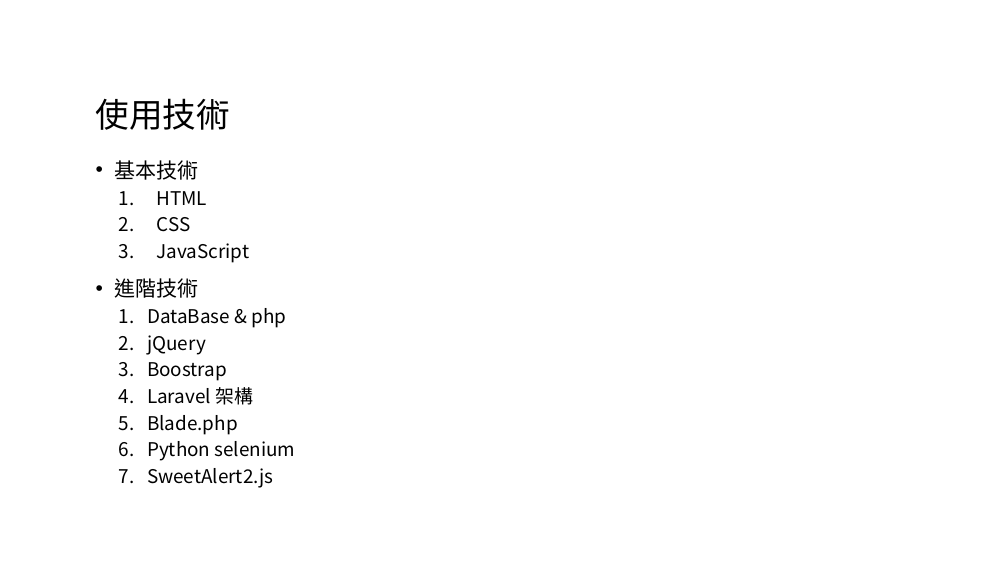
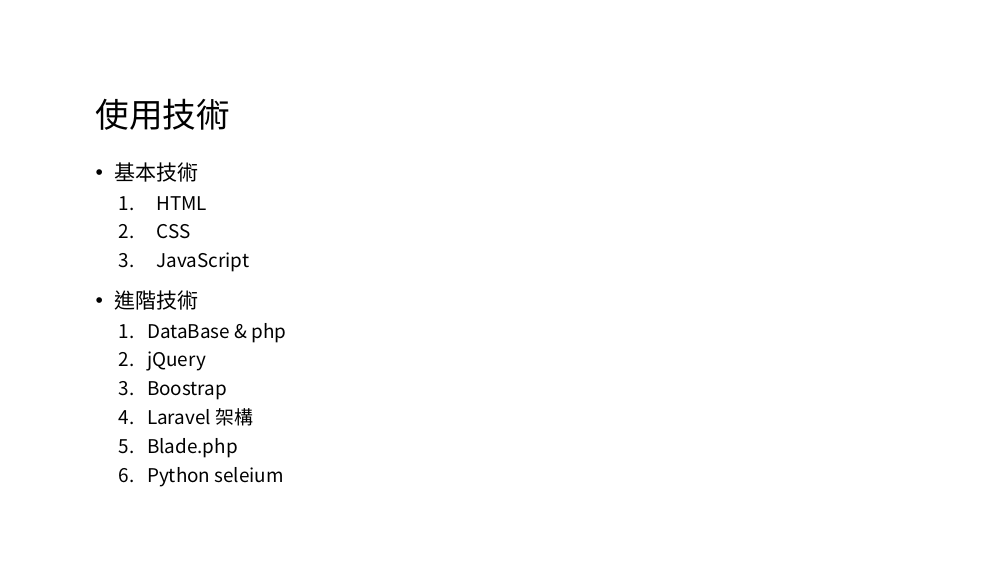
Before and after one commit to hannn0919/DB_course, a slide deck: slide 6 of public/推課海大_期末報告.pptx. Drawn at 1008x567 pixels with LibreOffice and Linux fonts; fonts in the diff are those of the drawing; background and template pictures are left out. Boxes give left, top, right and bottom in pixels: in the first picture for what was removed or moved away, otherwise in the second. Text is boxed around its words. In the diff, an @@ line names an element or a change of style, - is before the commit and + after.

Commit message:
push

```diff
--- a/public/推課海大_期末報告.pptx
+++ b/public/推課海大_期末報告.pptx
@@ text at (x1=114, y1=162, x2=286, y2=458): line spacing 0.8 to 0.9 @@
@@ text at (x1=147, y1=467, x2=284, y2=487): text changed @@
-  6. Python selenium
-  7. SweetAlert2.js
+  6. Python seleium
```
